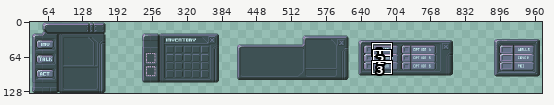
Edited in one commit: pixel-art file (assets/ui/ui_split_sheet.aseprite). Above, an overview of the earlier version with the close-up marked.
Close-up. Before the edit:
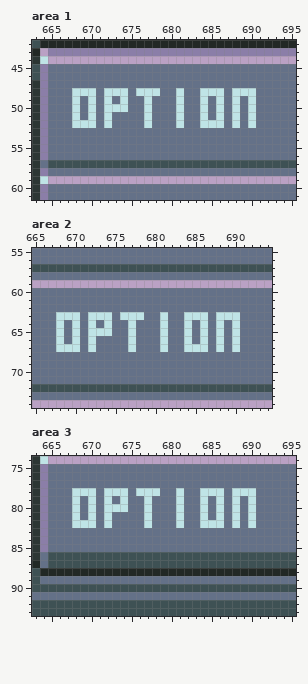
1030x130 pixels, 1 frame. Shown: area 1: x 663..695, y 42..61; area 2: x 665..694, y 55..74; area 3: x 663..695, y 74..93. The wide view leaves out empty margins. The commit also changed other parts of the picture, which this record leaves out.
After:
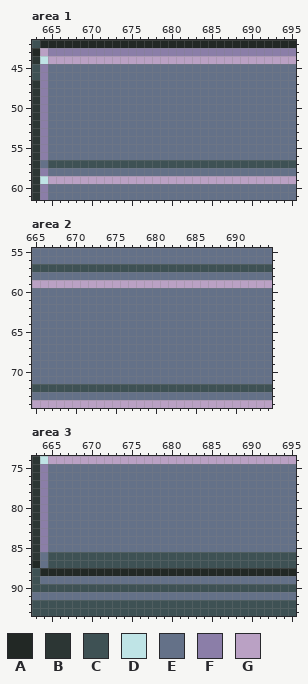
Palette (. is transparent): A #222825  B #2c3634  C #3e5154  D #bfe4e6  E #647188  F #8b7ea8  G #baa1c4
Diff:
Area 1:
Colour D gives way to colour E in row 48 at x 668 to 670, 672 to 674, 676 to 678, 681, 684 to 686 and 688 to 690; in row 49 at x 668, 670, 672, 674, 677, 681, 684, 686, 688 and 690; in row 50 at x 668, 670, 672 to 674, 677, 681, 684, 686, 688 and 690; in row 51 at x 668, 670, 672, 677, 681, 684, 686, 688 and 690; in row 52 at x 668 to 670, 672, 677, 681, 684 to 686, 688 and 690.
Area 2:
Colour D gives way to colour E in row 63 at x 668 to 670, 672 to 674, 676 to 678, 681, 684 to 686 and 688 to 690; in row 64 at x 668, 670, 672, 674, 677, 681, 684, 686, 688 and 690; in row 65 at x 668, 670, 672 to 674, 677, 681, 684, 686, 688 and 690; in row 66 at x 668, 670, 672, 677, 681, 684, 686, 688 and 690; in row 67 at x 668 to 670, 672, 677, 681, 684 to 686, 688 and 690.
Area 3:
Colour D gives way to colour E in row 78 at x 668 to 670, 672 to 674, 676 to 678, 681, 684 to 686 and 688 to 690; in row 79 at x 668, 670, 672, 674, 677, 681, 684, 686, 688 and 690; in row 80 at x 668, 670, 672 to 674, 677, 681, 684, 686, 688 and 690; in row 81 at x 668, 670, 672, 677, 681, 684, 686, 688 and 690; in row 82 at x 668 to 670, 672, 677, 681, 684 to 686, 688 and 690.
